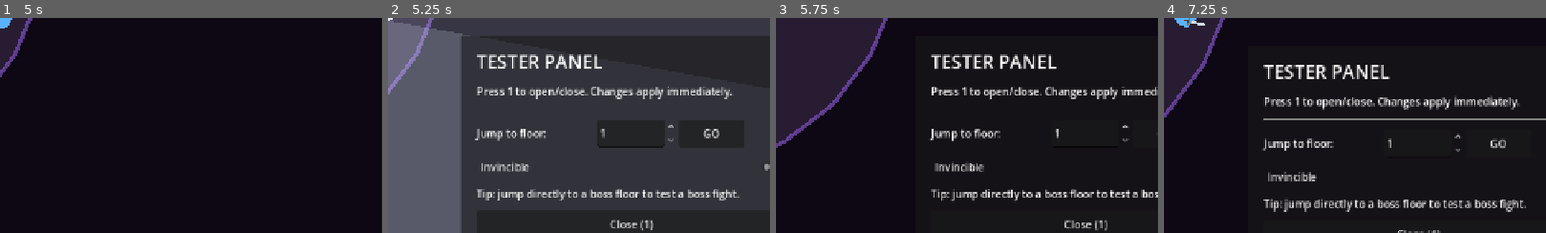
Above: before the commit, frames 1-4 (left to right).
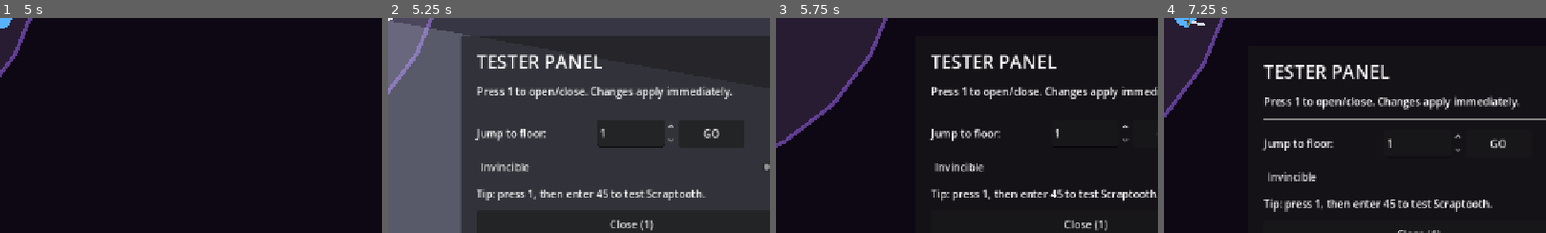
Above: after the commit, the same moments.

Repository: tommarziali-jpg/game_cloude_3.0
Game: Godot game, scene res://scenes/tower/Tower.tscn
The game is run twice, just before and just after one commit, with the same random seed, the same clock (stepped at 60 frames per second) and the same inputs. This scene is started directly instead of the project's main scene.
Inputs (mouse positions are % of the whole screen's width and height, from its top left):
- Up to frame 1 (5 s): tap R (use_consumable) every 0.75 s from 0.5 to 4.25 s; move the mouse to (72, 45) at 0.52 s; hold D (move_right) 0.53-1.25 s; click (72, 45) at 0.6 s; drag from (30, 55) to (53, 48) at 1.27 s; move the mouse to (60, 28) at 2.02 s; hold D (move_right) 2.03-2.75 s; tap Space (dash) at 2.1 s; drag from (45, 70) to (46, 8) at 2.77 s; move the mouse to (80, 65) at 3.52 s; hold A (move_left) 3.53-4.25 s; tap E (use_ability) at 3.6 s; drag from (20, 35) to (23, 0) at 4.27 s
- Up to frame 2 (5.25 s): move the mouse to (55, 50) at 5.02 s; hold S (move_down) from 5.03 s (still down); tap 1 at 5.1 s; click (55, 50) at 5.17 s
- Up to frame 3 (5.75 s): keep holding S (move_down)
- Up to frame 4 (7.25 s): release S (move_down) at 5.75 s; drag from (35, 25) to (30, 55) at 5.77 s; move the mouse to (72, 45) at 6.52 s; hold W (move_up) from 6.53 s (still down); right-click (72, 45) at 6.6 s
The pictures show only the part of the screen within x 50-100%, y 50-100%; the shares and areas given below are measured in that part.

Frame 1 is identical in both runs. In frame 2, 1.4% of the frame differs, in the area x 28-92%, y 79-85%; in frame 3, 1.3%; in frame 4, 1.8%, in the area x 31-95%, y 84-91%.

Commit message:
Clarify tester panel boss shortcut

Diff:
--- a/scenes/tower/Tower.gd
+++ b/scenes/tower/Tower.gd
@@ -107,7 +107,7 @@
 	box.add_child(tester_invincible_toggle)
 
 	var boss_hint := Label.new()
-	boss_hint.text = "Tip: jump directly to a boss floor to test a boss fight."
+	boss_hint.text = "Tip: press 1, then enter 45 to test Scraptooth."
 	boss_hint.autowrap_mode = TextServer.AUTOWRAP_WORD_SMART
 	box.add_child(boss_hint)
 
